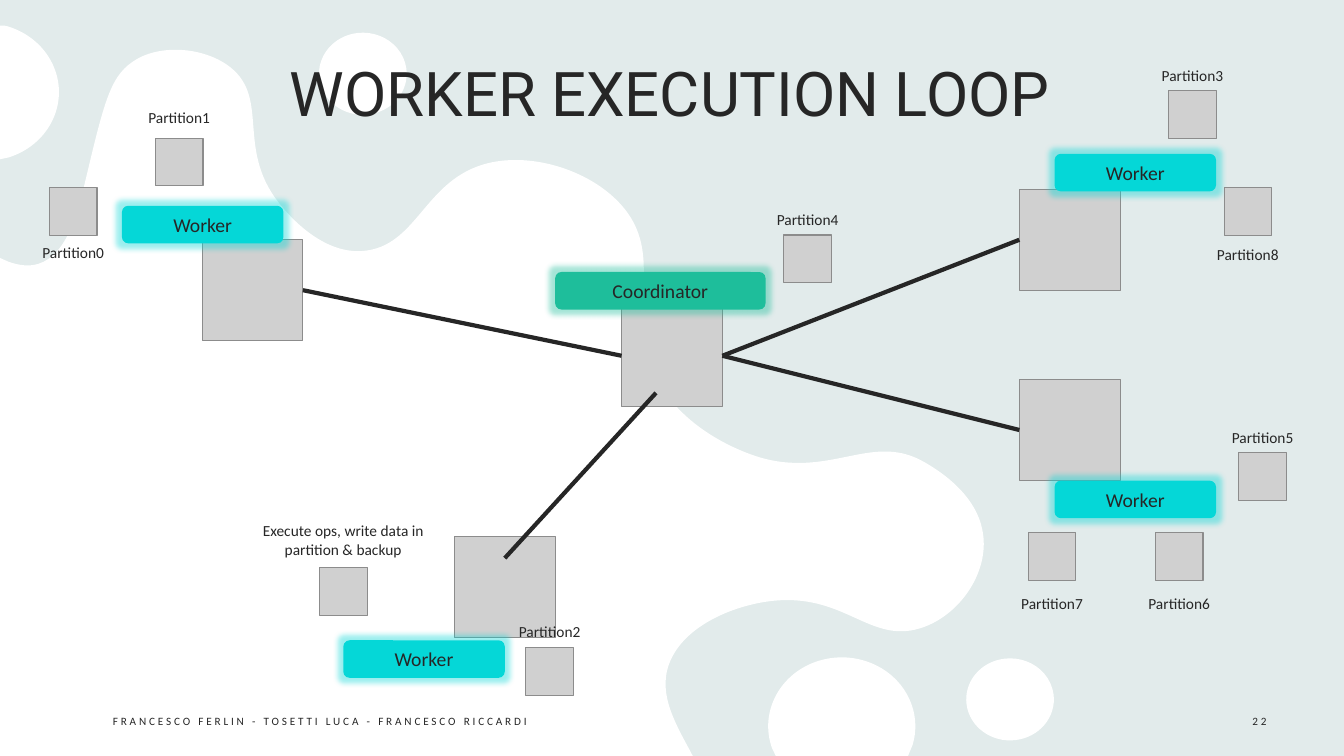
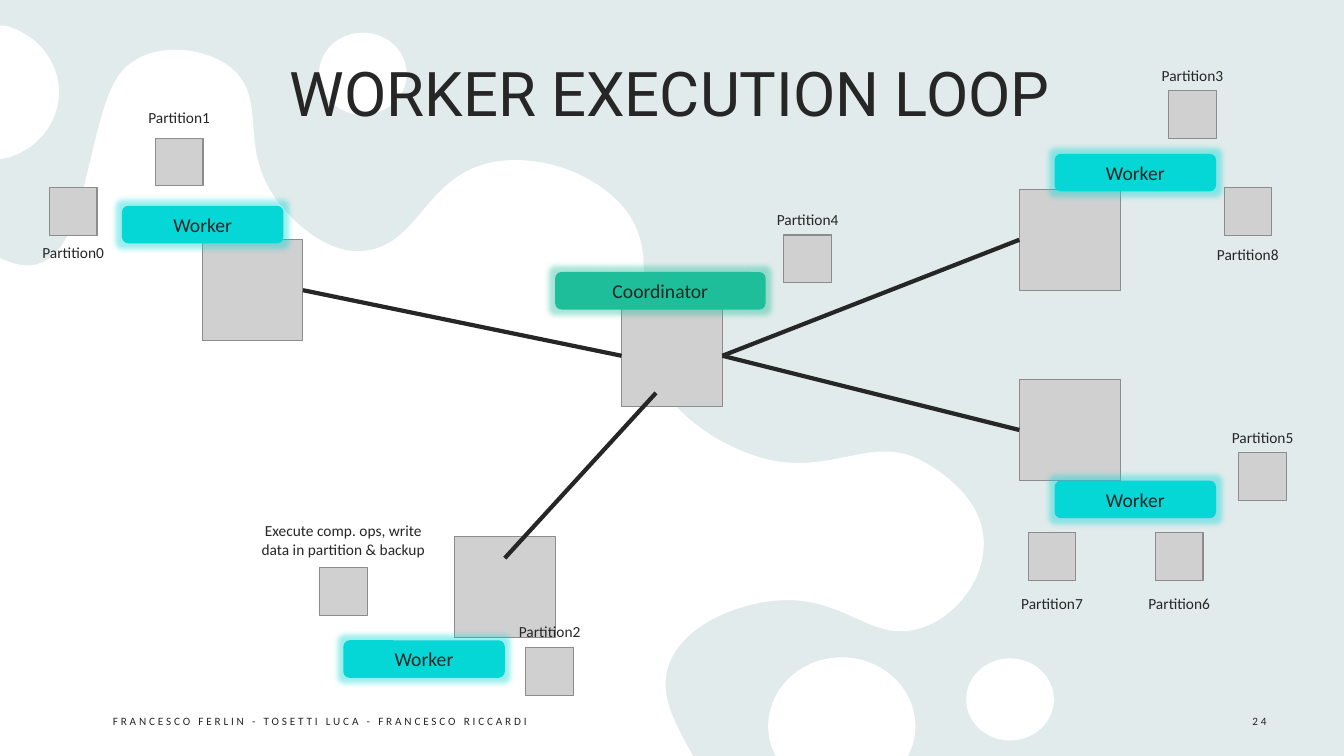
Before and after one commit to Furrrlo/dataflow-platform, a slide deck: slide 24 of DATAFLOW-PLATFORM.pptx (slide 22 before the commit). Drawn at 1344x756 pixels with LibreOffice and Linux fonts; fonts in the diff are those of the drawing; grey boxes stand for pictures. Boxes give left, top, right and bottom in pixels: in the first picture for what was removed or moved away, otherwise in the second. Text is boxed around its words. In the diff, an @@ line names an element or a change of style, - is before the commit and + after.

```diff
--- a/DATAFLOW-PLATFORM.pptx
+++ b/DATAFLOW-PLATFORM.pptx
@@ text at bbox=[262, 525, 425, 558]: text changed @@
-Execute ops, write data in partition & backup
+Execute comp. ops, write data in partition & backup
@@ page number at bbox=[1252, 717, 1266, 725]: text changed @@
-22
+24
```
Also in this commit, not shown: 13 other slides changed, 2 slides added.
